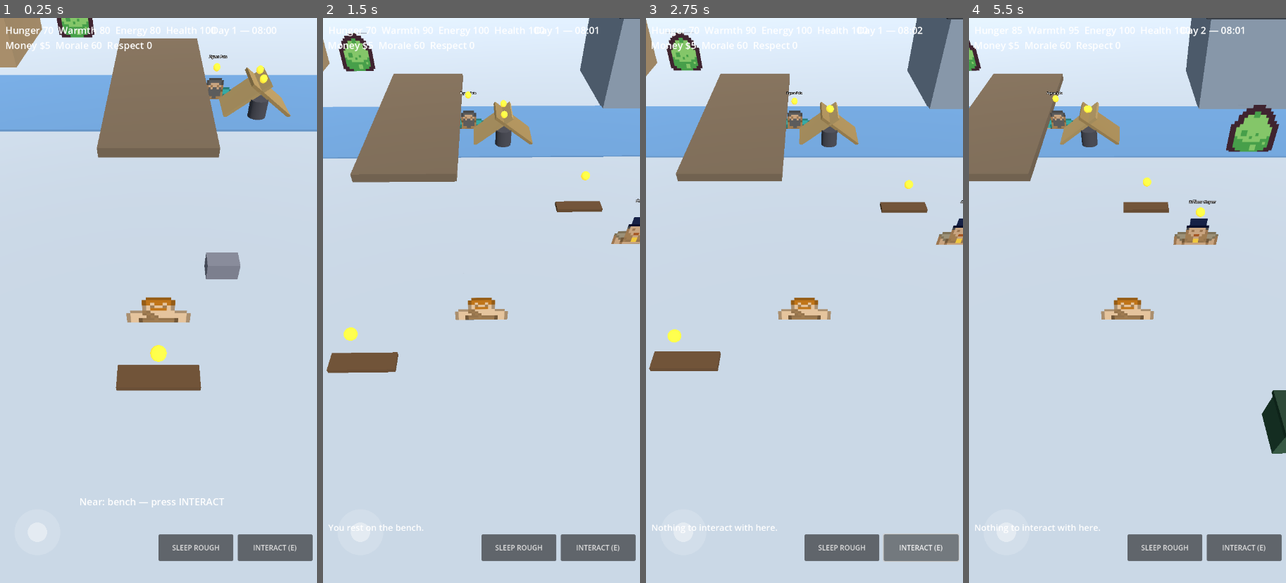
Above: before the commit, frames 1-4 (left to right).
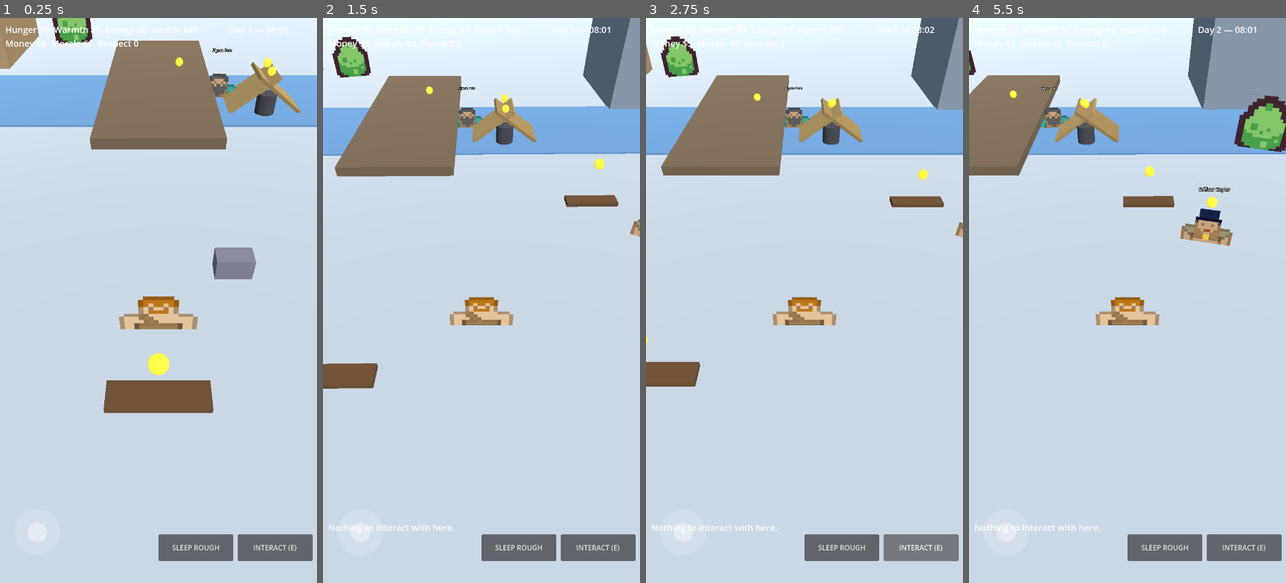
Above: after the commit, the same moments.

Repository: vivekn4/cardboard-kingdom
Game: Godot game, scene res://main.tscn
The game is run twice, just before and just after one commit, with the same random seed, the same clock (stepped at 60 frames per second) and the same inputs.
Inputs (mouse positions are in pixels of both pictures, inside the frame that each line leads up to):
- Up to frame 1 (0.25 s): no input
- Up to frame 2 (1.5 s): tap Enter at 0.5 s; move the mouse to (551, 272) at 0.52 s; hold D 0.53-1.25 s; tap E at 0.6 s; click (551, 272) at 0.67 s; drag from (418, 328) to (465, 413) at 1.27 s
- Up to frame 3 (2.75 s): click "INTERACT (E)" at 2 s
- Up to frame 4 (5.5 s): click "SLEEP ROUGH" at 2.75 s; click "YES, SLEEP" at 3.5 s; move the mouse to (1159, 176) at 4.27 s; hold D 4.28-5 s; tap E at 4.35 s; drag from (1111, 413) to (1032, 215) at 5.02 s

The runs differ from the first frame. In frame 1, 8.0% of the frame differs, in the area x 0-100%, y 0-87%; in frame 2, 6.4%; in frame 3, 6.1%; in frame 4, 6.5%.

Commit message:
feat: QC pass — scripted playtest, screenshot tour, bug fixes (save/load, soup reachability, HUD overlap, billboarding)

Diff:
--- a/godot/main.gd
+++ b/godot/main.gd
@@ -23,6 +23,7 @@
 
 var _player: CharacterBody3D
 var _near_kind := ""
+var _near_areas := {}
 var _msg: Label
 var _stats_label: Label
 var _clock_label: Label
@@ -31,8 +32,27 @@
 var _gameover: ColorRect
 var _rough_panel: Control
 var _markers: Array = []
+var _billboards: Array = []
 var _time := 0.0
 var _hud_timer := 0.0
+# Screenshot tour (CK_SHOTS) + scripted QC test (CK_TEST) modes.
+var _shot_mode := false
+var _test_mode := false
+var _shot_step := -1
+var _shot_timer := 0.0
+var _test_step := -1
+var _test_timer := 0.0
+var _test_log: Array = []
+var _test_pass := 0
+var _test_fail := 0
+var _shot_views := [
+	Vector3(0, 0, 4),
+	Vector3(5, 0, -10),
+	Vector3(-13, 0, -16),
+	Vector3(10, 0, 0),
+	Vector3(-8, 0, 12),
+]
+var _shot_names := ["spawn", "camp", "kitchen", "reyes", "town"]
 
 const DIALOGUE := {
 	"talk_june": "Mama June: \"Eat, hon. Soup's on. There's always a bowl for you here.\"",
@@ -93,13 +113,23 @@
 
 func _ready() -> void:
 	randomize()
+	_shot_mode = OS.has_environment("CK_SHOTS")
+	_test_mode = OS.has_environment("CK_TEST")
 	_build_world()
 	_build_player()
 	_build_npcs()
 	_build_interactables()
 	_build_hud()
-	_load_save()
+	if not _test_mode:
+		_load_save()
 	_update_hud()
+	if _test_mode:
+		_test_step = 0
+		_test_timer = 0.0
+	if _shot_mode:
+		_shot_step = 0
+		_shot_timer = 0.0
+		DirAccess.make_dir_recursive_absolute(OS.get_user_data_dir() + "/shots")
 
 # ---------- world ----------
 
@@ -140,6 +170,7 @@
 	s.pixel_size = 0.02
 	s.position = Vector3(x, 1.28, z)
 	add_child(s)
+	_billboards.append(s)
 
 func _build_world() -> void:
 	var env := WorldEnvironment.new()
@@ -245,6 +276,7 @@
 	s.pixel_size = 0.007
 	s.position.y = 0.9
 	holder.add_child(s)
+	_billboards.append(s)
 	var label := Label3D.new()
 	label.text = name_text
 	label.position.y = 2.1
@@ -262,10 +294,10 @@
 	area.position = Vector3(x, 1.0, z)
 	var shape := CollisionShape3D.new()
 	var box := BoxShape3D.new()
-	box.size = Vector3(3.5, 3.0, 3.5)
+	box.size = Vector3(2.0, 3.0, 2.0)
 	shape.shape = box
 	area.add_child(shape)
-	area.body_entered.connect(_on_area_entered.bind(kind))
+	area.body_entered.connect(_on_area_entered.bind(kind, area.position))
 	area.body_exited.connect(_on_area_exited.bind(kind))
 	add_child(area)
 	var marker := MeshInstance3D.new()
@@ -293,8 +325,8 @@
 	_make_area("beg", -5, 12)
 	_make_area("busk", 6, 14)
 	_make_area("barrel", 5, -9)
-	_make_area("talk_june", -13, -16)
-	_make_area("talk_pete", 3, -11)
+	_make_area("talk_june", -11, -16)
+	_make_area("talk_pete", 1, -11)
 	_make_area("talk_reyes", 10, 0)
 	_make_area("talk_caw", 25, 10)
 
@@ -310,9 +342,9 @@
 func _build_hud() -> void:
 	var layer := CanvasLayer.new()
 	add_child(layer)
-	_stats_label = _label(12, 12, 420, 90, 22)
+	_stats_label = _label(12, 12, 420, 90, 20)
 	layer.add_child(_stats_label)
-	_clock_label = _label(480, 12, 230, 30, 22)
+	_clock_label = _label(520, 12, 190, 30, 20)
 	layer.add_child(_clock_label)
 	_prompt_label = _label(180, 1080, 380, 30, 22)
 	layer.add_child(_prompt_label)
@@ -375,15 +407,30 @@
 
 # ---------- interaction ----------
 
-func _on_area_entered(body: Node3D, kind: String) -> void:
+func _on_area_entered(body: Node3D, kind: String, pos: Vector3) -> void:
 	if body == _player:
-		_near_kind = kind
-		_prompt_label.text = "Near: " + kind + " — press INTERACT"
+		_near_areas[kind] = pos
+		_recompute_near()
 
 func _on_area_exited(body: Node3D, kind: String) -> void:
-	if body == _player and _near_kind == kind:
+	if body == _player:
+		_near_areas.erase(kind)
+		_recompute_near()
+
+func _recompute_near() -> void:
+	if _near_areas.is_empty() or _player == null:
 		_near_kind = ""
 		_prompt_label.text = ""
+		return
+	var best := ""
+	var best_d := 1e9
+	for kind in _near_areas.keys():
+		var d := (_near_areas[kind] as Vector3).distance_to(_player.position)
+		if d < best_d:
+			best_d = d
+			best = kind
+	_near_kind = best
+	_prompt_label.text = "Near: " + best + " — press INTERACT"
 
 func _input(event: InputEvent) -> void:
 	if event is InputEventKey and event.pressed and not event.echo and event.keycode == KEY_E:
@@ -509,10 +556,137 @@
 	_say("A new start in Frostgate.")
 	_update_hud()
 
+# ---------- screenshot tour + scripted QC test ----------
+
+func _shot_update(delta: float) -> void:
+	if _shot_step < 0 or _shot_step >= _shot_views.size():
+		return
+	if _shot_timer == 0.0 and _player != null:
+		_player.position = _shot_views[_shot_step]
+		_player.velocity = Vector3.ZERO
+		_player.call("snap_camera")
+	_shot_timer += delta
+	if _shot_timer >= 1.6:
+		var last := _shot_step == _shot_views.size() - 1
+		_capture_shot(_shot_names[_shot_step])
+		_shot_step += 1
+		_shot_timer = 0.0
+		if last:
+			get_tree().quit()
+
+func _capture_shot(name: String) -> void:
+	# Synchronous: the viewport texture already holds the current view.
+	var img := get_viewport().get_texture().get_image()
+	var path := OS.get_user_data_dir() + "/shots/" + name + ".png"
+	img.save_png(path)
+	print("SHOT saved: ", path)
+
+func _test_check(name: String, cond: bool) -> void:
+	if cond:
+		_test_pass += 1
+		_test_log.append("PASS " + name)
+		print("QC PASS: ", name)
+	else:
+		_test_fail += 1
+		_test_log.append("FAIL " + name)
+		print("QC FAIL: ", name)
+
+func _test_next() -> void:
+	_test_step += 1
+	_test_timer = 0.0
+
+func _finish_tests() -> void:
+	var summary := "QC RESULT: %d passed, %d failed" % [_test_pass, _test_fail]
+	print(summary)
+	var f := FileAccess.open("user://qc_report.txt", FileAccess.WRITE)
+	if f != null:
+		for line in _test_log:
+			f.store_line(line)
+		f.store_line(summary)
+	_test_step = -1
+	get_tree().quit()
+
+func _test_update(delta: float) -> void:
+	if _test_step < 0:
+		return
+	_test_timer += delta
+	match _test_step:
+		0:
+			if _test_timer >= 0.5:
+				_test_check("initial hunger 70", int(hunger) == 70)
+				_test_check("initial day 1", day == 1)
+				_player.position = Vector3(-8, 0, 5)
+				_test_next()
+		1:
+			if _test_timer >= 0.6:
+				_test_check("near dumpster", _near_kind == "dumpster")
+				_do_interact()
+				_test_check("dumpster uses 1", dumpster_uses == 1)
+				_test_check("hunger rose", hunger > 70.0)
+				_player.position = Vector3(-13, 0, -16)
+				_test_next()
+		2:
+			if _test_timer >= 0.6:
+				_test_check("near soup (not talk)", _near_kind == "soup")
+				_do_interact()
+				_test_check("soup used", soup_used)
+				_test_check("hunger higher after soup", hunger > 90.0)
+				_player.position = Vector3(0, 0, 6)
+				_test_next()
+		3:
+			if _test_timer >= 0.6:
+				_test_check("near bench", _near_kind == "bench")
+				_do_interact()
+				_test_check("energy full after rest", int(energy) == 100)
+				_player.position = Vector3(-5, 0, 12)
+				_test_next()
+		4:
+			if _test_timer >= 0.6:
+				_test_check("near beg spot", _near_kind == "beg")
+				_do_interact()
+				_test_check("money grew from begging", money > 5)
+				_player.position = Vector3(-11, 0, -16)
+				_test_next()
+		5:
+			if _test_timer >= 0.6:
+				_test_check("near June talk spot", _near_kind == "talk_june")
+				_do_interact()
+				_test_check("June dialogue shown", _msg.text.contains("Mama June"))
+				_player.position = Vector3(5, 0, -10)
+				_test_next()
+		6:
+			if _test_timer >= 0.6:
+				_test_check("near camp", _near_kind == "camp")
+				_do_interact()
+				_test_check("day 2 after sleep", day == 2)
+				_test_check("stats full after sleep", int(hunger) == 100 and int(energy) == 100)
+				_test_check("daily uses reset", dumpster_uses == 0 and not soup_used)
+				_save()
+				hunger = 1.0
+				day = 9
+				_load_save()
+				_test_check("save/load roundtrip", day == 2 and int(hunger) == 100)
+				health = 0.0
+				_hourly_tick()
+				_test_check("game over shows at 0 health", _gameover.visible)
+				_finish_tests()
+
 # ---------- clock, survival, save ----------
 
 func _process(delta: float) -> void:
 	_time += delta
+	if _shot_mode:
+		_shot_update(delta)
+	if _test_mode:
+		_test_update(delta)
+	# Cylindrical billboards: sprites stay upright, face the camera.
+	if _player != null:
+		var cam = _player.call("get_camera")
+		if cam != null:
+			var cp = cam.global_position
+			for s in _billboards:
+				var sp = (s as Sprite3D).global_position
+				(s as Sprite3D).rotation.y = atan2(cp.x - sp.x, cp.z - sp.z)
 	game_minutes += delta  # 1 real second = 1 game minute.
 	if game_minutes >= 1440.0:
 		game_minutes -= 1440.0
@@ -583,7 +757,7 @@
 	var f := FileAccess.open(SAVE_PATH, FileAccess.READ)
 	if f == null:
 		return
-	var parsed: Variant = JSON.parse_string(f.get_as_utf8_string())
+	var parsed: Variant = JSON.parse_string(f.get_buffer(f.get_length()).get_string_from_utf8())
 	if typeof(parsed) != TYPE_DICTIONARY:
 		return
 	var d: Dictionary = parsed
--- a/godot/player.gd
+++ b/godot/player.gd
@@ -49,6 +49,18 @@
 
 func _process(_delta: float) -> void:
 	if _cam != null:
-		var target := global_position + Vector3(0.0, 10.0, 8.0)
+		var target := global_position + Vector3(0.0, 8.0, 7.0)
 		_cam.position = _cam.position.lerp(target, 0.12)
 		_cam.look_at(global_position + Vector3(0.0, 1.0, 0.0))
+	if _sprite != null and _cam != null:
+		var sp := _sprite.global_position
+		var cp := _cam.global_position
+		_sprite.rotation.y = atan2(cp.x - sp.x, cp.z - sp.z)
+
+func get_camera() -> Camera3D:
+	return _cam
+
+func snap_camera() -> void:
+	if _cam != null:
+		_cam.position = global_position + Vector3(0.0, 8.0, 7.0)
+		_cam.look_at(global_position + Vector3(0.0, 1.0, 0.0))
Not shown, added: docs/QC_REPORT.md
Not shown, changed: godot/README.md
